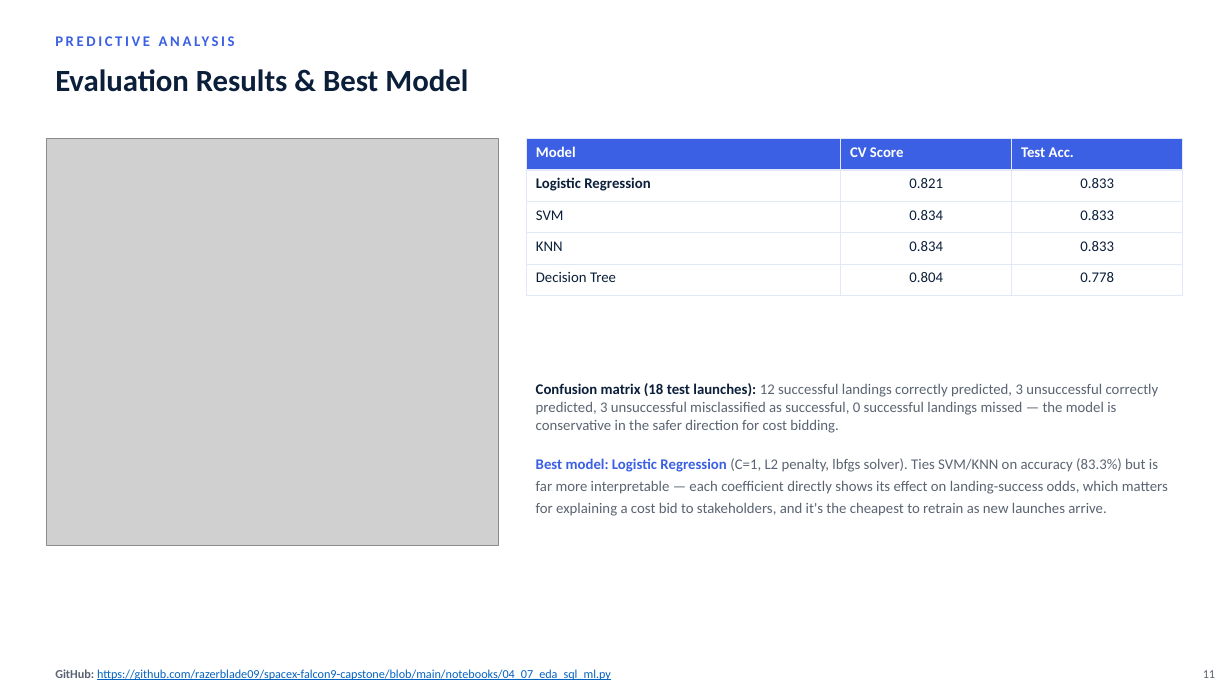
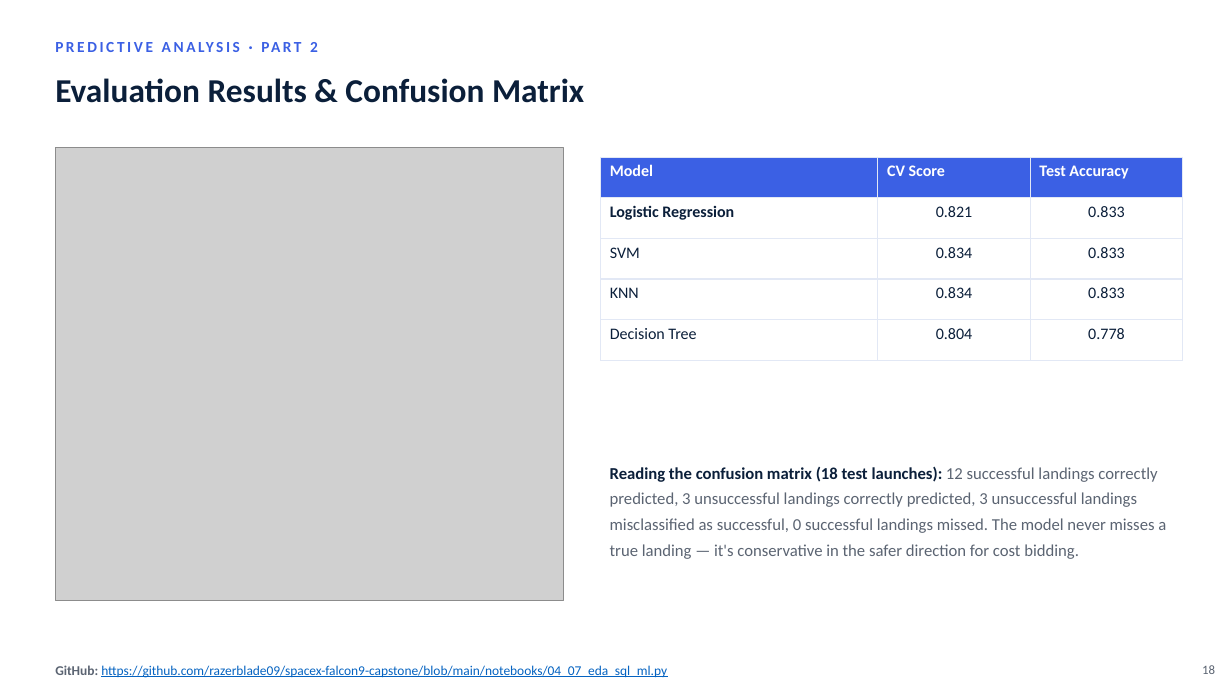
Before and after one commit to razerblade09/spacex-falcon9-capstone, a slide deck: slide 18 of Data_Science_Capstone_Presentation.pptx (slide 11 before the commit). Drawn at 1232x693 pixels with LibreOffice and Linux fonts; fonts in the diff are those of the drawing; grey boxes stand for pictures. Boxes give left, top, right and bottom in pixels: in the first picture for what was removed or moved away, otherwise in the second. Text is boxed around its words. In the diff, an @@ line names an element or a change of style, - is before the commit and + after.

```diff
--- a/Data_Science_Capstone_Presentation.pptx
+++ b/Data_Science_Capstone_Presentation.pptx
@@ text at box(310, 42, 318, 52): text changed; size 11.5 to 12 pt @@
-PREDICTIVE ANALYSIS
+PREDICTIVE ANALYSIS · PART 2
@@ text at box(55, 78, 584, 103): text changed; size 24 to 26 pt @@
-Evaluation Results & Best Model
+Evaluation Results & Confusion Matrix
@@ picture: place and size @@
-picture at box(46, 139, 499, 545)
+picture at box(55, 148, 564, 601)
@@ table at box(601, 157, 1183, 360) @@
-row 1, column 3: Test Acc.
+row 1, column 3: Test Accuracy
@@ size 11.5 to 12.5 pt in "Model", "CV Score", "Logistic Regression", "0.821" and 10 more places @@
@@ table: place and size @@
-table at box(527, 139, 1183, 296)
+table at box(601, 157, 1183, 360)
@@ text at box(610, 466, 1166, 559): text changed; size 11.5 to 13 pt @@
-Confusion matrix (18 test launches): 12 successful landings correctly predicted, 3 unsuccessful correctly predicted, 3 unsuccessful misclassified as successful, 0 successful landings missed — the model is conservative in the safer direction for cost bidding.
-Best model: Logistic Regression (C=1, L2 penalty, lbfgs solver). Ties SVM/KNN on accuracy (83.3%) but is far more interpretable — each coefficient directly shows its effect on landing-success odds, which matters for explaining a cost bid to stakeholders, and it's the cheapest to retrain as new launches arrive.
+Reading the confusion matrix (18 test launches): 12 successful landings correctly predicted, 3 unsuccessful landings correctly predicted, 3 unsuccessful landings misclassified as successful, 0 successful landings missed. The model never misses a true landing — it's conservative in the safer direction for cost bidding.
@@ text "GitHub: https://github.com/razerblade09/spacex-falcon9-capst ..." at box(55, 665, 667, 678): size 9.5 to 10.5 pt @@
@@ text added at box(1202, 665, 1215, 674), 10 pt, text #5B6472 @@
+18
@@ text removed at box(1203, 670, 1215, 678) @@
-11
```
Also in this commit, not shown: 11 other slides changed, 7 slides added, 20 other files.
